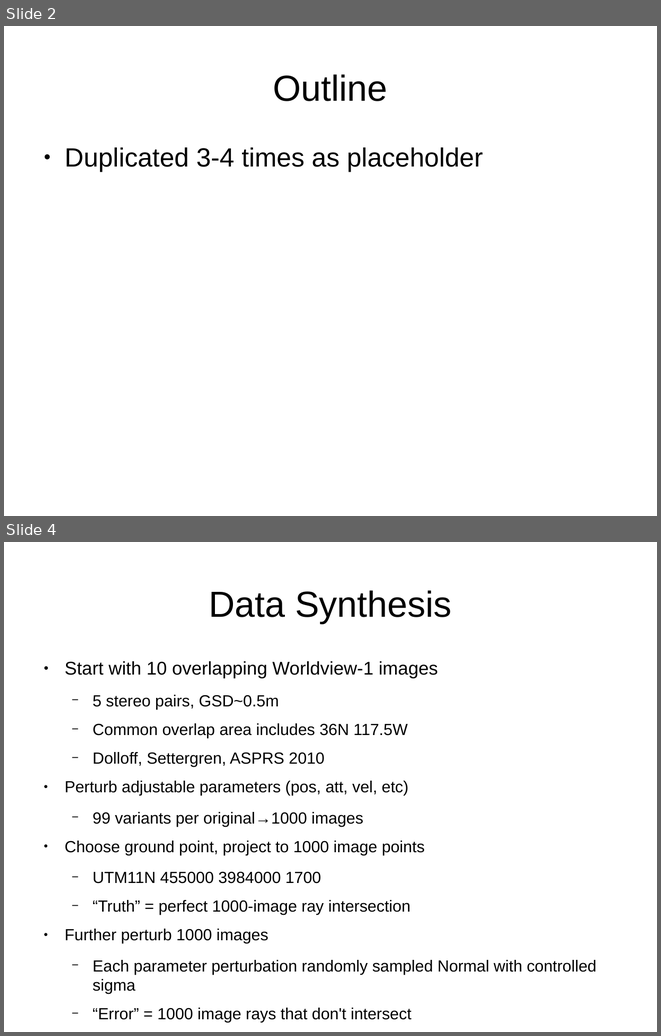
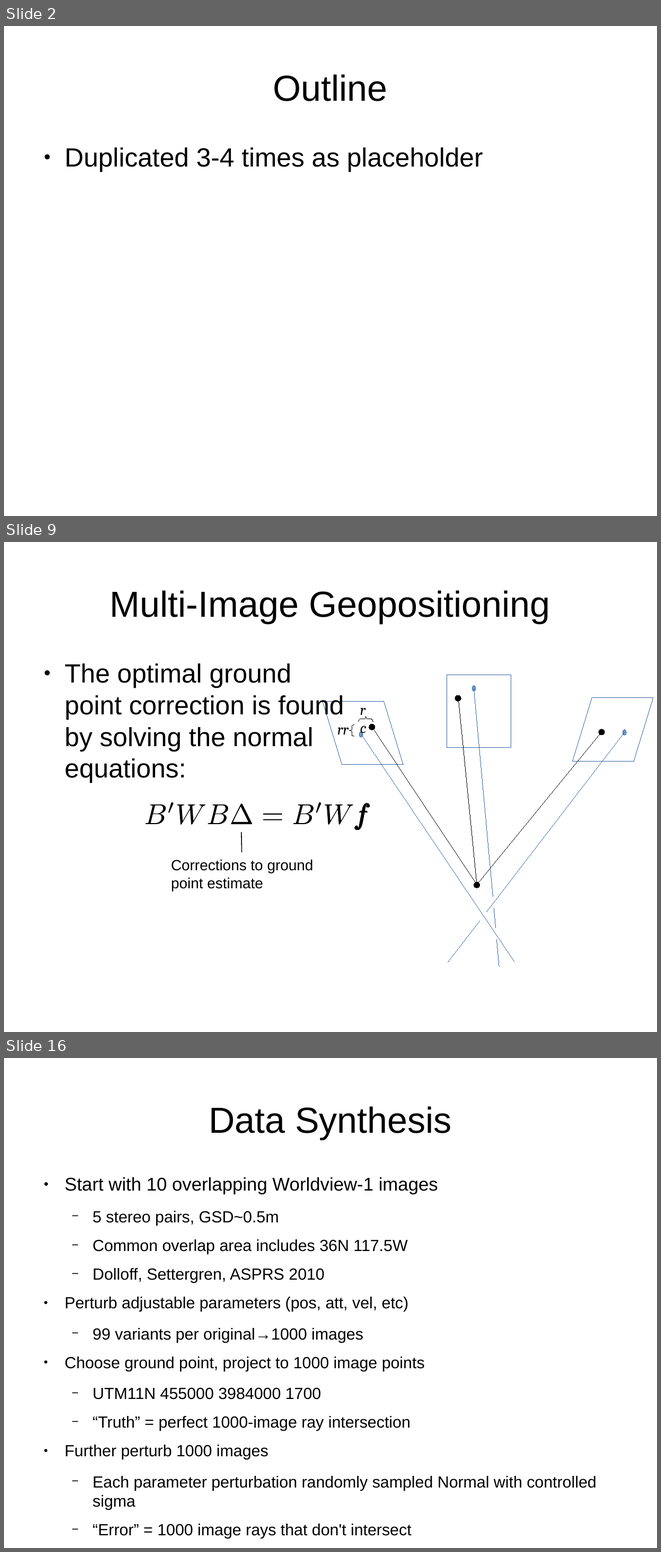
Before and after one commit to sethmerickel/Multi-Image-Geopositioning, a slide deck: papers/asprs2017.odp. Shown one above the other, each under a label of ours: slides 2 and 4 before the commit, slides 2, 9 and 16 after it; the slides between them are not shown. The pictures are 661x1036 and 661x1552 pixels, drawn with LibreOffice and Linux fonts; fonts in the diff are those of the drawing. Boxes give left, top, right and bottom in pixels: in the first picture for what was removed or moved away, otherwise in the second. Text is boxed around its words. In the diff, an @@ line names an element or a change of style, - is before the commit and + after.

```diff
--- a/papers/asprs2017.odp
+++ b/papers/asprs2017.odp
@@ slide 9 added at box(4, 542, 657, 1032), background #FFFFFF @@
@@ title added at box(110, 590, 550, 623), 44 pt, text #000000 @@
+Multi-Image Geopositioning
@@ text added at box(64, 663, 344, 783), 32 pt, text #000000 @@
+● The optimal ground point correction is found by solving the normal equations:
@@ text added at box(354, 697, 378, 720), 18 pt, text #000000, italic @@
+rc
@@ ellipse added at box(456, 696, 461, 702), fill #000000, outline #000000 0 pt @@
@@ line added from (477, 884) to (458, 698), #000000 0 pt @@
@@ freeform shape added at box(359, 716, 373, 722), outline #000000 0 pt @@
@@ text added at box(337, 727, 348, 734), 18 pt, text #000000, italic @@
+rr
@@ freeform shape added at box(350, 724, 354, 736), outline #000000 0 pt @@
@@ ellipse added at box(369, 724, 375, 730), fill #000000, outline #000000 0 pt @@
@@ line added from (477, 884) to (372, 727), #000000 0 pt @@
@@ line added from (477, 884) to (602, 732), #000000 0 pt @@
@@ ellipse added at box(599, 729, 605, 735), fill #000000, outline #000000 0 pt @@
@@ group added at box(144, 802, 372, 830): 13 freeform shapes @@
@@ line added from (241, 853) to (241, 832), #000000 0.99 pt @@
@@ text added at box(171, 859, 314, 891), 18 pt, text #000000 @@
+Corrections to ground point estimate
@@ ellipse added at box(474, 882, 480, 888), fill #000000, outline #000000 0 pt @@
@@ group added at box(323, 674, 653, 966): 6 lines, 3 ellipses, 2 parallelograms, 1 rectangle @@
@@ what was slide 4 is now slide 16 @@
```
Also in this commit, not shown: 1 slide changed, 11 other slides added.
